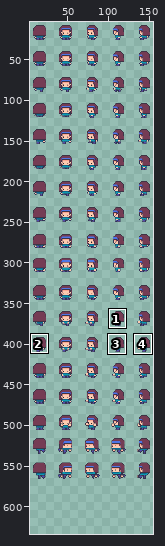
One commit to this sprite sheet: Assets/Art/S_Avatar.png. The first picture is a wide view before the edit; the outline marks the close-up.
Close-up. As it was:
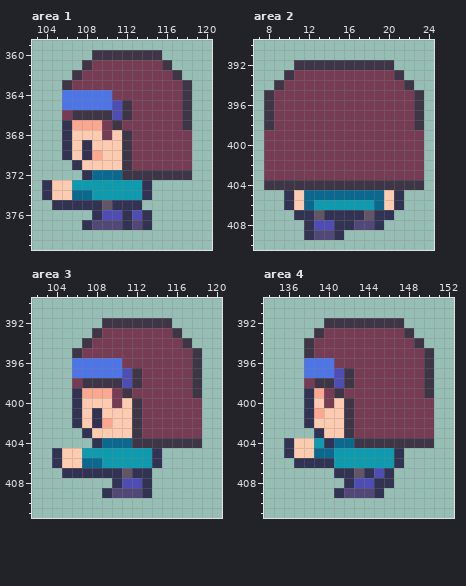
The file is 160x576 pixels. Shown: area 1: x 103..120, y 359..379; area 2: x 7..24, y 390..410; area 3: x 102..120, y 390..411; area 4: x 134..152, y 390..411. The old version is drawn lined up with the new one, on the new canvas. The wide view leaves out empty margins. The commit also changed other parts of the picture, which this record leaves out.
After:
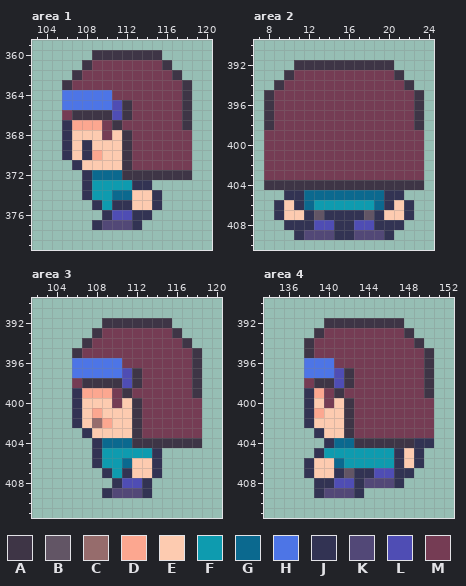
Palette (. is transparent): A #3e3546  B #625565  C #966c6c  D #fca790  E #fdcbb0  F #0e9baf  G #0b698f  H #4d75e6  J #323353  K #524877  L #4f4db4  M #753c54
From old to new:
canvas 160x576 -> 160x640
--- area 1
@@ x 103..120 @@
 372 .....JGGGAAAAAAA..
-373 .JEEFFFFFFFJ......
-374 .JEEGGFFFFFJ......
-375 ..JJJJJBJJJ.......
-376 ......JLLJLJ......
-377 .....JKKKJKJ......
+373 .....JFFFFJJ......
+374 .....JFFGGEEJ.....
+375 ......JFJJEEJ.....
+376 .......JLLJJ......
+377 ......JKKKJ.......
 378 ..................
--- area 2
@@ x 7..24 @@
 404 .AAAAAAAAAAAAAAAA.
-405 ...JEGGGGGGGGEJ...
-406 ...JEGFFFFFFGEJ...
-407 ....JJBJJJJBJJ....
-408 .....JLLJJKKJ.....
-409 .....JKKJ.........
+405 ...JJGGGGGGGGJJ...
+406 ..JEJGFFFFFFGJEJ..
+407 ..JEEJBJJJJBJEEJ..
+408 ...JJJLLJJLLJJJ...
+409 ....JKKKJJKKKJ....
 410 ..................
--- area 3
@@ x 102..120 @@
 400 ....JEEEMEAMMMMMM..
-401 ....JEJEEEAMMMMMM..
-402 ....JEJDEEAMMMMMM..
+401 ....JEDEEEAMMMMMM..
+402 ....JECDEEAMMMMMM..
 403 .....JEEEEAMMMMMM..
 404 ......JGGGAAAAAAA..
-405 ..JEEFFFFFFFJ......
-406 ..JEEGGFFFFFJ......
-407 ...JJJJJJBJJ.......
+405 ......JFFFFFJ......
+406 ......JFFGEEJ......
+407 .......JFJEEJ......
 408 ........JLLJ.......
--- area 4
@@ x 134..152 @@
 403 .....JEEAMMMMMMMM..
-404 ..JEEFJGGAAAAAAAA..
-405 ..JEEGGFFFFFFJ.....
-406 ...JJJJFFFFFFJ.....
-407 .......JJBJLJ......
-408 ........JLLJJ......
-409 .......JKKKJ.......
+404 ......JGGAAAAAAJJ..
+405 .....JFFFFFFFJEJ...
+406 ....JEEGFFFFFJEJ...
+407 ....JEEJBJJLLJJ....
+408 .....JJLLJKKKJ.....
+409 .....JKKKJ.........
 410 ...................
Pixel boxes of the changes (left, top, right, bottom) in both close-ups:
changed: (42, 180, 162, 230)
changed: (274, 190, 314, 240)
changed: (344, 190, 414, 240)
changed: (52, 408, 162, 478)
changed: (284, 438, 434, 498)
